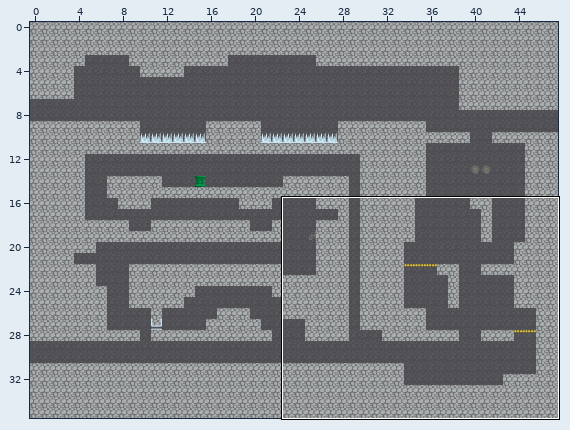
Two states of a Tiled map, TiledMaps/room5-2.tmx. Above, an overview of the earlier version with the close-up marked.
Close-up. Old version:
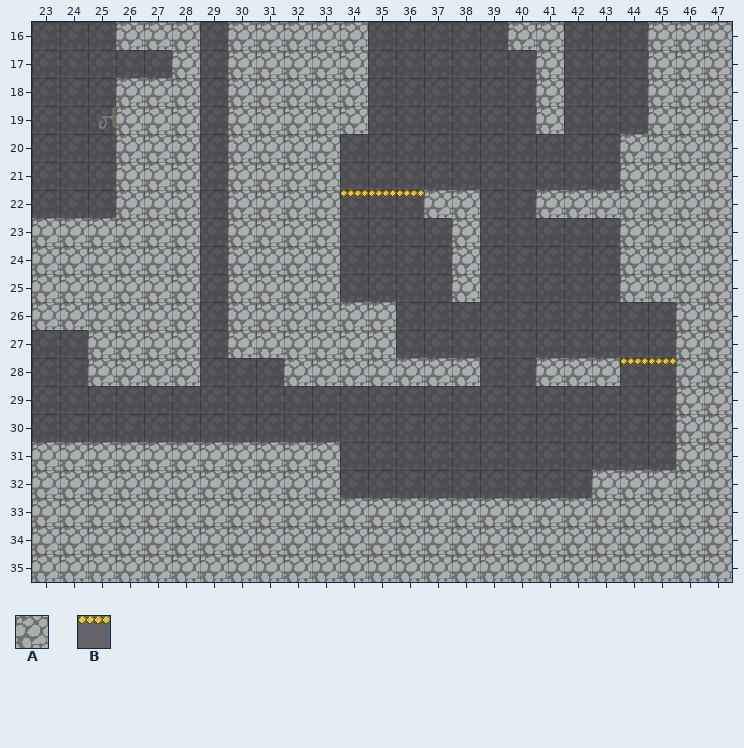
Cells are 32x32 px. Shown: x 23..47, y 16..35. The commit also changed other parts of the map, which this record leaves out.
Key: from "tilemap": A 10, B 49.
_ is an empty cell.
Layers that did not change in this view are not listed.
Layer "foreground" before, first column x 23:
16 ___AAA_AAAAA_____AA___AAA
17 _____A_AAAAA______A___AAA
18 ___AAA_AAAAA______A___AAA
19 ___AAA_AAAAA______A___AAA
20 ___AAA_AAAA__________AAAA
21 ___AAA_AAAA__________AAAA
22 ___AAA_AAAABBBAA__AAAAAAA
23 AAAAAA_AAAA____A_____AAAA
24 AAAAAA_AAAA____A_____AAAA
25 AAAAAA_AAAA____A_____AAAA
26 AAAAAA_AAAAAA__________AA
27 __AAAA_AAAAAA__________AA
28 __AAAA___AAAAAAA__AAABBAA
29 _______________________AA
30 _______________________AA
31 AAAAAAAAAAA____________AA
32 AAAAAAAAAAA_________AAAAA
33 AAAAAAAAAAAAAAAAAAAAAAAAA
34 AAAAAAAAAAAAAAAAAAAAAAAAA
35 AAAAAAAAAAAAAAAAAAAAAAAAA
New version:
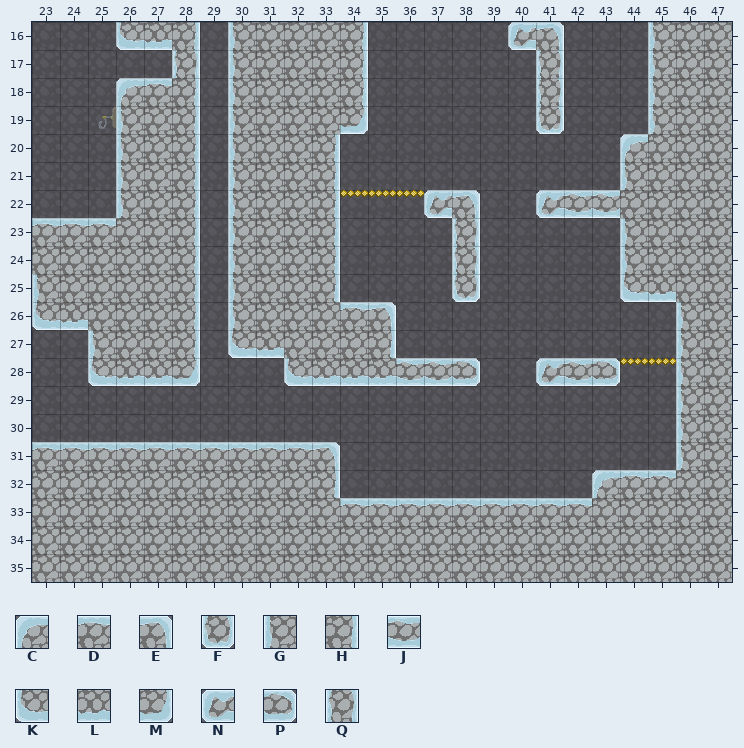
Further tiles: from "tilemap": C 3, D 4, E 5, F 6, G 9, H 11, J 12, K 15, L 16, M 17, N 18, P 20, Q 25.
Change:
Layer "foreground":
y 16: x 26..28 AAA -> KLH; x 30 A -> G; x 34 A -> H; x 40..41 AA -> NE; x 45 A -> G
y 17: x 28 A -> Q; x 30 A -> G; x 34 A -> H; x 41 A -> Q; x 45 A -> G
y 18: x 26..28 AAA -> CDH; x 30 A -> G; x 34 A -> H; x 41 A -> Q; x 45 A -> G
y 19: x 26 A -> G; x 28 A -> H; x 30 A -> G; x 34 A -> M; x 41 A -> F; x 45 A -> G
y 20: x 26 A -> G; x 28 A -> H; x 30 A -> G; x 33 A -> H; x 44 A -> C
y 21: x 26 A -> G; x 28 A -> H; x 30 A -> G; x 33 A -> H; x 44 A -> G
y 22: x 26 A -> G; x 28 A -> H; x 30 A -> G; x 33 A -> H; x 37..38 AA -> NE; x 41..43 AAA -> NJJ
y 23: x 23..25 AAA -> DDD; x 28 A -> H; x 30 A -> G; x 33 A -> H; x 38 A -> Q; x 44 A -> G
y 24: x 28 A -> H; x 30 A -> G; x 33 A -> H; x 38 A -> Q; x 44 A -> G
y 25: x 23 A -> G; x 28 A -> H; x 30 A -> G; x 33 A -> H; x 38 A -> F; x 44..45 AA -> KL
y 26: x 23..24 AA -> KL; x 28 A -> H; x 30 A -> G; x 34..35 AA -> DE; x 46 A -> G
y 27: x 25 A -> G; x 28 A -> H; x 30..31 AA -> KL; x 35 A -> H; x 46 A -> G
y 28: x 25..28 AAAA -> KLLM; x 32..38 AAAAAAA -> KLLLJJP; x 41..43 AAA -> NJP; x 46 A -> G
y 29..30: x 46 A -> G
y 31: x 23..33 AAAAAAAAAAA -> DDDDDDDDDDE; x 46 A -> G
y 32: x 33 A -> H; x 43..45 AAA -> CDD
y 33: x 34..42 AAAAAAAAA -> DDDDDDDDD
Where, in picture pixels (left, top, right, bottom), the same in both close-ups:
changed: (32, 22, 683, 506)
